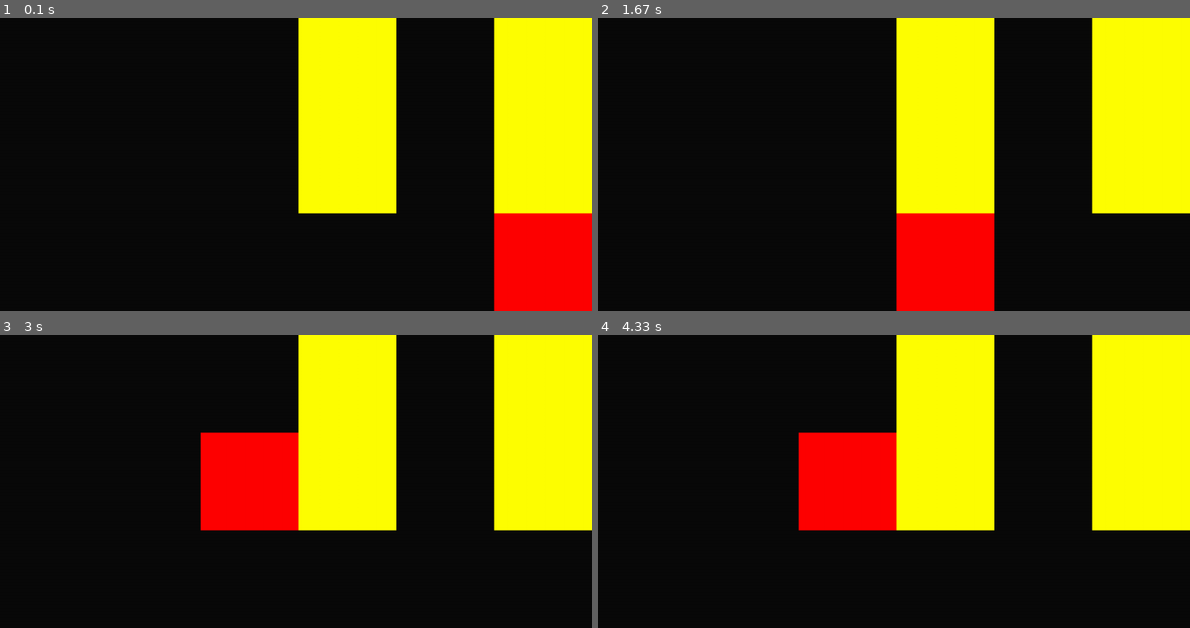
Above: before the commit, frames 1-4 (two rows, left to right).
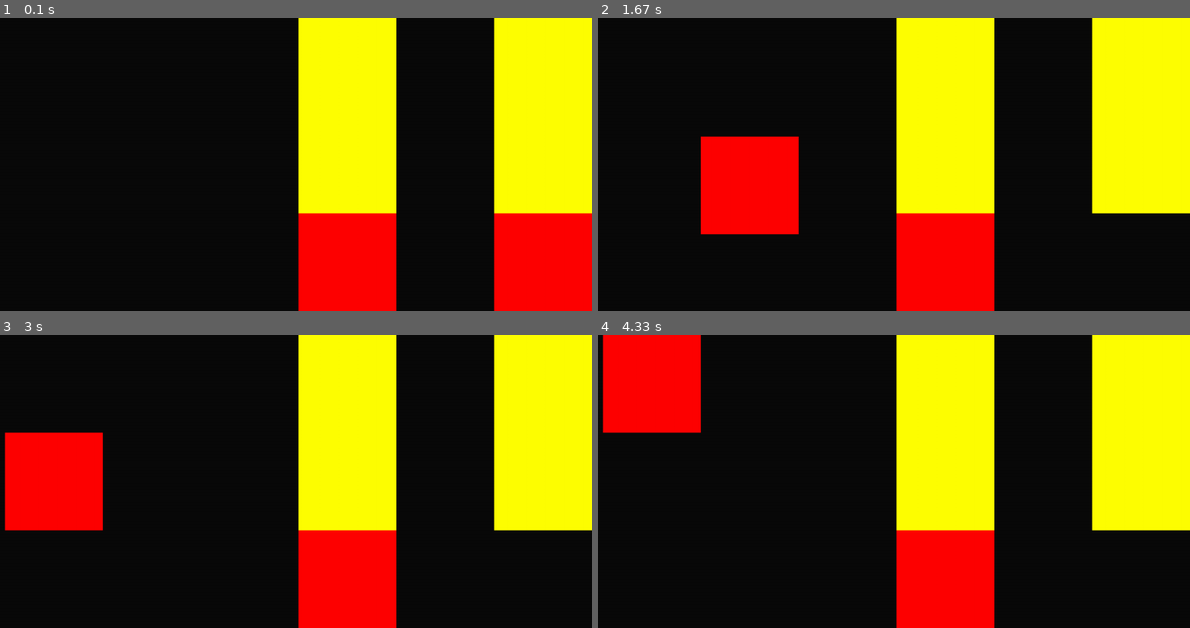
Above: after the commit, the same moments.

Repository: WingedSeal/mazegame
Game: pygame game, started from src/main.py
Same seed, same stepped clock (60 frames per second), same inputs: the game is played once before the commit and once after it.
Inputs:
- Up to frame 1 (0.1 s): no input
- Up to frame 2 (1.67 s): no input
- Up to frame 3 (3 s): tap Enter every 0.33 s from 1.83 to 2.83 s
- Up to frame 4 (4.33 s): tap Enter every 0.33 s from 3.17 to 4.17 s

The runs differ from the first frame. In frame 1, 5.6% of the frame differs, in the area x 50-67%, y 66-100%; in frame 2, 5.6%; in frame 3, 17%; in frame 4, 17%, in the area x 0-67%, y 0-100%.

Commit message:
feat: use a little hack to make main clean

Diff:
--- a/src/main.py
+++ b/src/main.py
@@ -1,10 +1,15 @@
-import threading
-from mazegame.control import Control
-from mazegame.game import Game
+from mazegame.api.game_obj import get_game
+from mazegame.api.run import run
 from mazegame.map import TEST_MAP
 
-game = Game(TEST_MAP)
-control = game.control
-t2 = threading.Thread(target=control.test_run, daemon=True)
-t2.start()
-game.run()
+
+def script():
+    get_game().control._move(-1, 0)
+    get_game().control._move(-1, 0)
+    get_game().control._move(0, -1)
+    get_game().control._move(-1, 0)
+    get_game().control.halt()
+    get_game().control._move(0, -1)
+
+
+run(script, TEST_MAP)
--- /dev/null
+++ b/src/mazegame/api/game_obj.py
@@ -0,0 +1,12 @@
+from ..game import Game
+
+
+game: Game | None = None
+
+
+def get_game() -> Game:
+    if game is None:
+        raise ValueError(
+            "You tried to run script directly! The game was never set up! Try 'run(script)' instead."
+        )
+    return game
--- /dev/null
+++ b/src/mazegame/api/run.py
@@ -0,0 +1,20 @@
+import threading
+from typing import Callable
+
+from ..game import Game
+from ..map import Map
+from .game_obj import get_game
+from . import game_obj
+
+
+def run(script: Callable[[], None], map: Map) -> None:
+    game_obj.game = Game(map)
+
+    def updated_script() -> None:
+        get_game().control.pre_run()
+        script()
+        get_game().control.post_run()
+
+    script_thread = threading.Thread(target=updated_script, daemon=True)
+    script_thread.start()
+    get_game().run()
--- a/src/mazegame/control.py
+++ b/src/mazegame/control.py
@@ -1,6 +1,6 @@
 import threading
 from typing import TYPE_CHECKING
-from threading import Lock
+
 
 from .map import Map
 
@@ -31,19 +31,10 @@
         self.game.game_event.set()
         self.control_event.wait()
 
-    def _pre_run(self) -> None:
+    def pre_run(self) -> None:
         self.control_event.wait()
 
-    def _post_run(self) -> None:
+    def post_run(self) -> None:
         self.control_event.clear()
         self.game.game_event.set()
         self.game.is_control_alive = False
-
-    def test_run(self):
-        self._pre_run()
-        self._move(-1, 0)
-        self._move(-1, 0)
-        self.halt()
-        self._move(-1, 0)
-        self._move(0, -1)
-        self._post_run()
--- a/src/mazegame/map.py
+++ b/src/mazegame/map.py
@@ -120,6 +120,6 @@
     [
         [None, None, None, None, Block(), None, Block()],
         [None, None, None, None, Block(), None, Block()],
-        [None, None, None, None, None, None, Player()],
+        [None, None, None, None, Player(), None, Player()],
     ]
 )
Empty file added: src/mazegame/api/__init__.py
